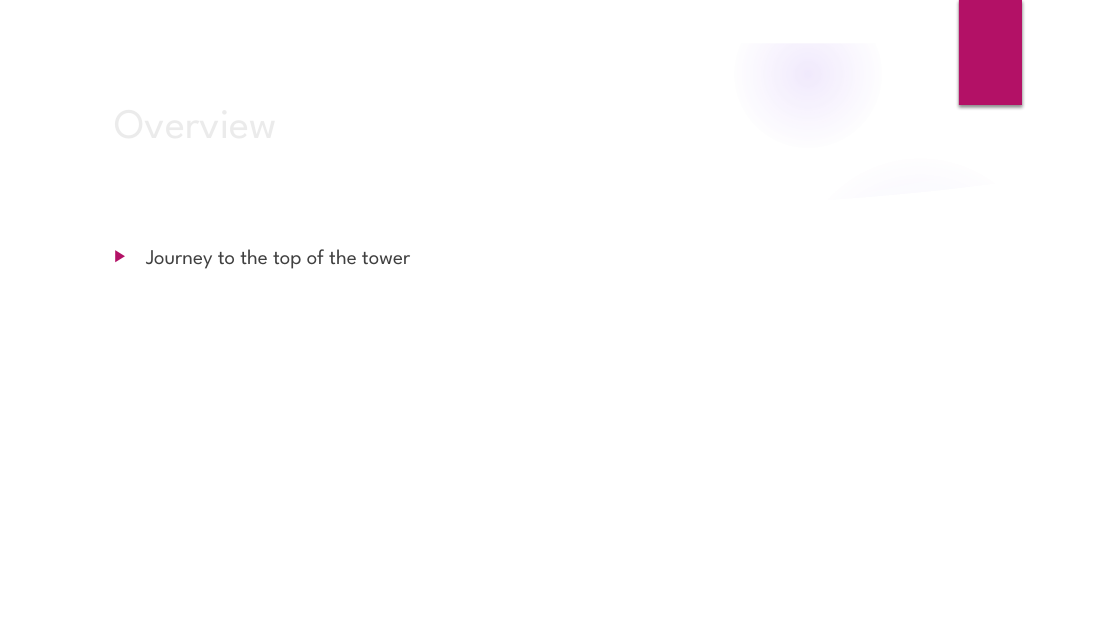
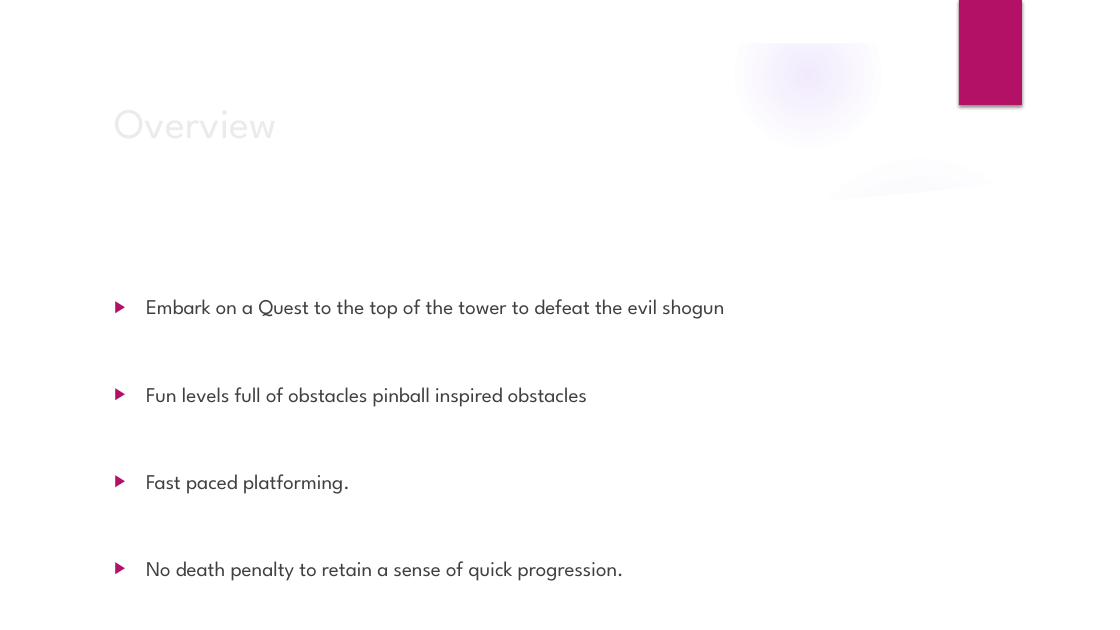
Before and after one commit to dawidK5/NinjaBall, a slide deck: slide 2 of pitchNinja Ball.pptx. Drawn at 1120x630 pixels with LibreOffice and Linux fonts; fonts in the diff are those of the drawing; background and template pictures are left out. Boxes give left, top, right and bottom in pixels: in the first picture for what was removed or moved away, otherwise in the second. Text is boxed around its words. In the diff, an @@ line names an element or a change of style, - is before the commit and + after.

```diff
--- a/pitchNinja Ball.pptx
+++ b/pitchNinja Ball.pptx
@@ text at <box>146,299,724,581</box>: text changed @@
-▶ Journey to the top of the tower
+▶ Embark on a Quest to the top of the tower to defeat the evil shogun
+▶ Fun levels full of obstacles pinball inspired obstacles
+▶ Fast paced platforming.
+▶ No death penalty to retain a sense of quick progression.
```
Also in this commit, not shown: 2 other slides changed, 4 slides added, 1 slide removed.
